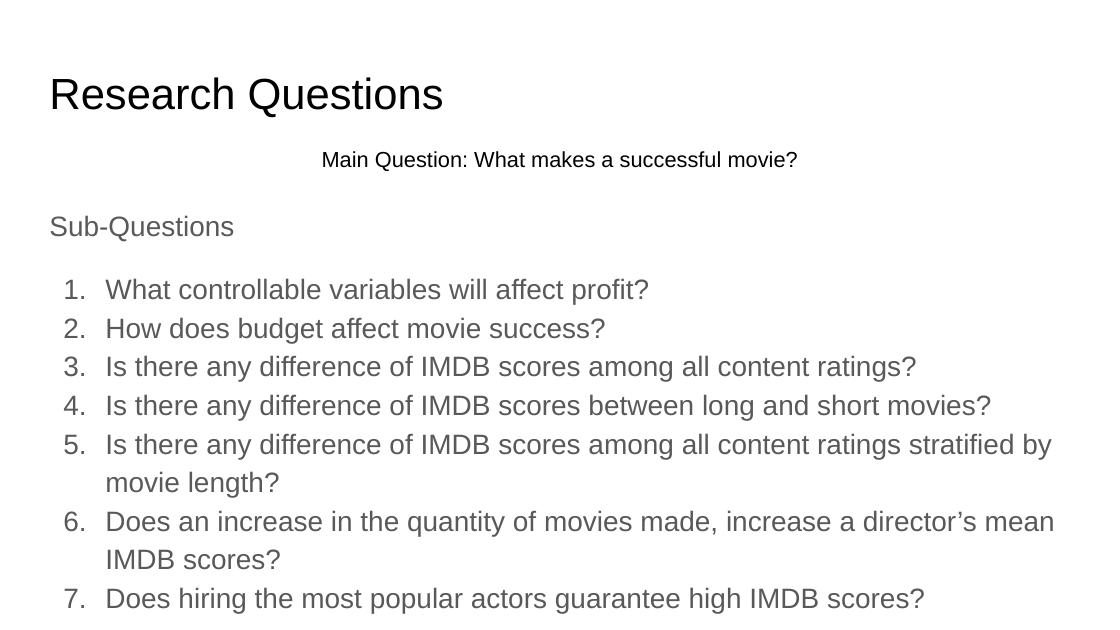
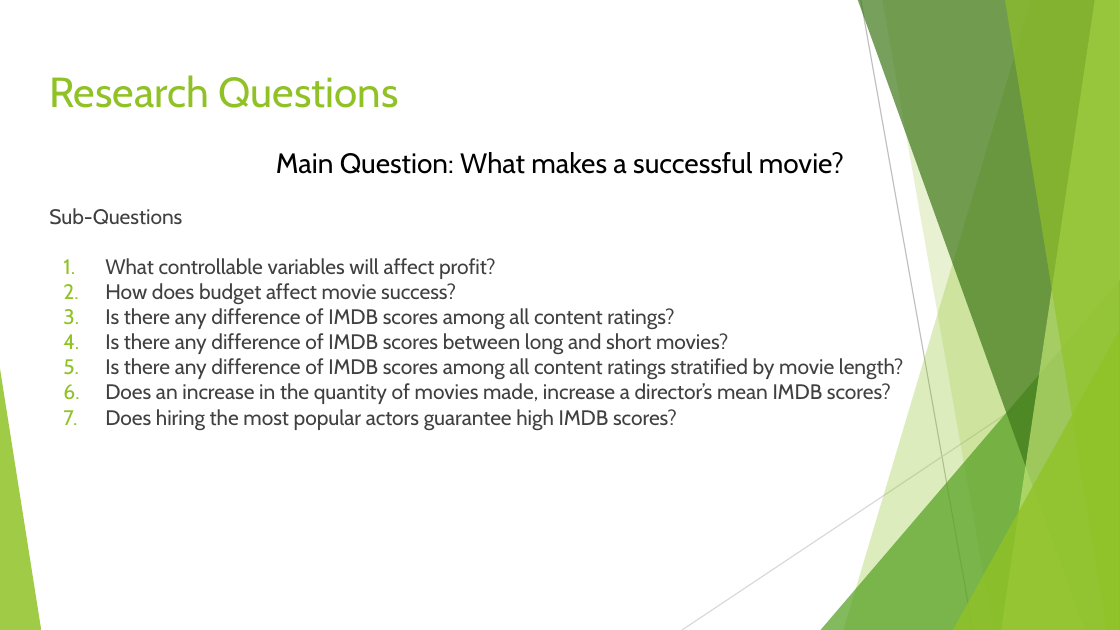
Before and after one commit to BrittanyClemmons/project_one, a slide deck: slide 4 of Project1_IMDB_data analysis.pptx. Drawn at 1120x630 pixels with LibreOffice and Linux fonts; fonts in the diff are those of the drawing. Boxes give left, top, right and bottom in pixels: in the first picture for what was removed or moved away, otherwise in the second. Text is boxed around its words. In the diff, an @@ line names an element or a change of style, - is before the commit and + after.

```diff
--- a/Project1_IMDB_data analysis.pptx
+++ b/Project1_IMDB_data analysis.pptx
@@ title "Research Questions" at <box>49,75,399,108</box>: size 28 to 27 pt, font Arial to Cabin, text colour #000000 to #90C226 @@
@@ text "Main Question: What makes a ..." at <box>276,152,844,174</box>: size 14 to 18 pt, font Arial to Cabin @@
@@ text "Sub-Questions" at <box>49,208,904,431</box>: size 18 to 13.5 pt, font Arial to Cabin, text colour #595959 to #404040; line spacing 1.15 to 1; bullet colour #595959 to #90C226 @@
@@ group added at <box>0,0,1120,630</box>: 5 freeform shapes, 3 triangles, 2 lines @@
```
Also in this commit, not shown: 20 other slides changed.
